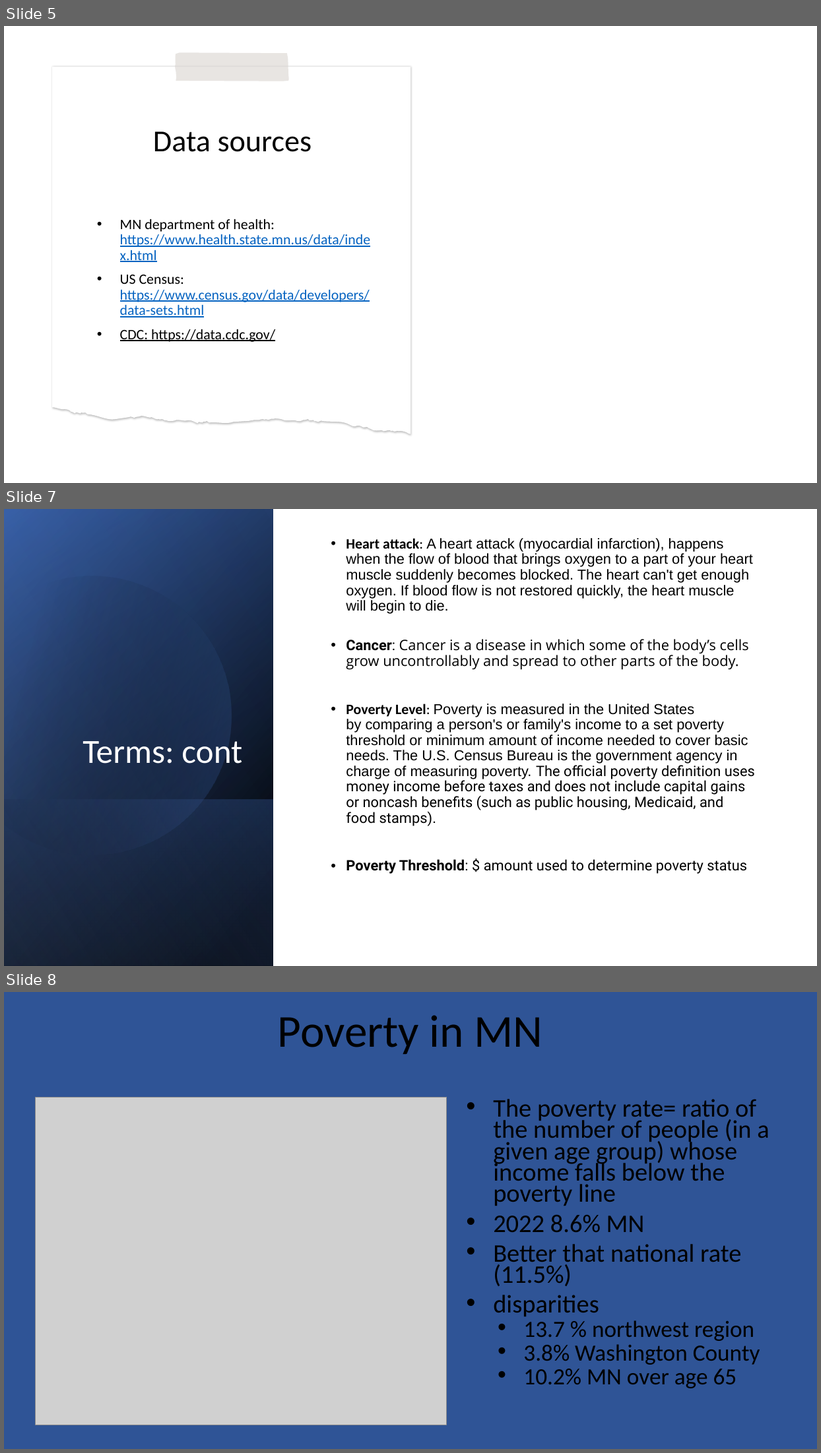
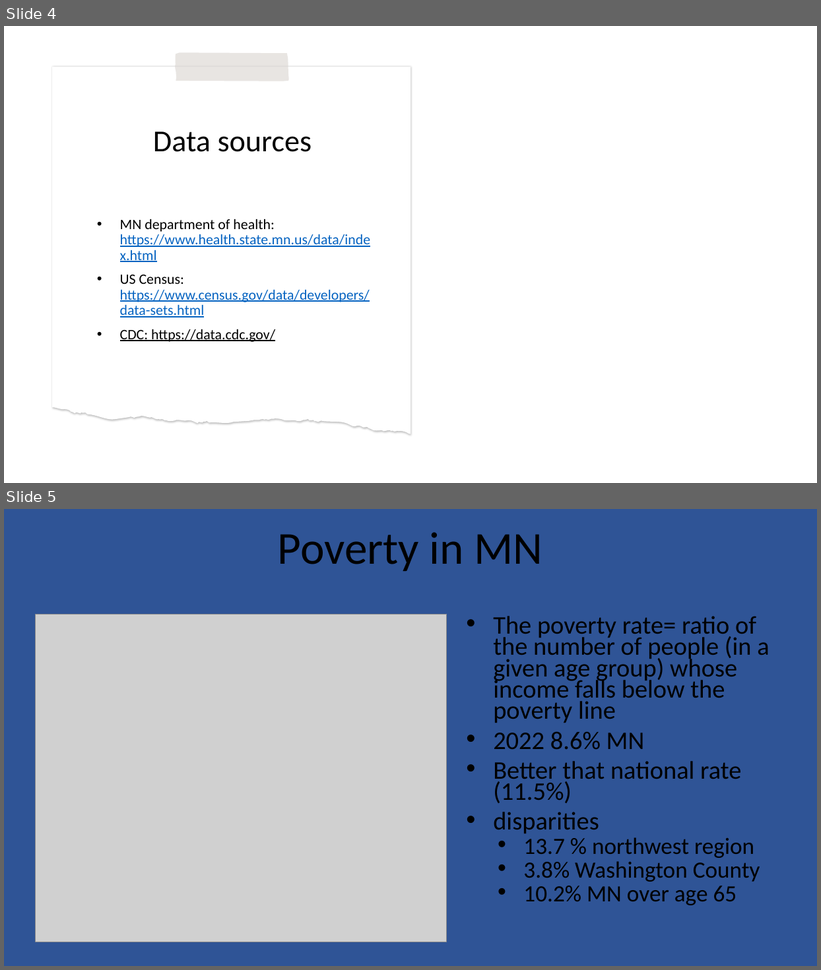
Before and after one commit to ericjjohnson2/HealthPovertyMN, a slide deck: presentation/public_health_project (1).pptx. Shown one above the other, each under a label of ours: slides 5, 7 and 8 before the commit, slides 4 and 5 after it; the slides between them are not shown. The pictures are 821x1453 and 821x970 pixels, drawn with LibreOffice and Linux fonts; fonts in the diff are those of the drawing; grey boxes stand for pictures; background and template pictures are left out. Boxes give left, top, right and bottom in pixels: in the first picture for what was removed or moved away, otherwise in the second. Text is boxed around its words. In the diff, an @@ line names an element or a change of style, - is before the commit and + after.

```diff
--- a/presentation/public_health_project (1).pptx
+++ b/presentation/public_health_project (1).pptx
@@ slide 7 removed at (4, 509, 817, 966), background #FFFFFF @@
@@ rectangle removed at (4, 509, 817, 966) @@
@@ rectangle removed at (4, 509, 274, 966) @@
@@ rectangle removed at (4, 510, 274, 966) @@
@@ rectangle removed at (4, 509, 274, 966) @@
@@ freeform shape removed at (4, 543, 265, 883) @@
@@ text removed at (346, 553, 755, 874) @@
-• Heart attack: A heart attack (myocardial infarction), happens when the flow of blood that brings oxygen to a part of your heart muscle suddenly becomes blocked. The heart can't get enough oxygen. If blood flow is not restored quickly, the heart muscle will begin to die.
-• Cancer: Cancer is a disease in which some of the body’s cells grow uncontrollably and spread to other parts of the body.
-• Poverty Level: Poverty is measured in the United States by comparing a person's or family's income to a set poverty threshold or minimum amount of income needed to cover basic needs. The U.S. Census Bureau is the government agency in charge of measuring poverty. The official poverty definition uses money income before taxes and does not include capital gains or noncash benefits (such as public housing, Medicaid, and food stamps).
-• Poverty Threshold: $ amount used to determine poverty status
@@ title removed at (83, 741, 242, 764) @@
-Terms: cont
@@ rectangle removed at (4, 799, 274, 966) @@
@@ what was slide 5 is now slide 4 @@
@@ what was slide 8 is now slide 5 @@
```
Also in this commit, not shown: 3 other slides removed, 3 other files.
